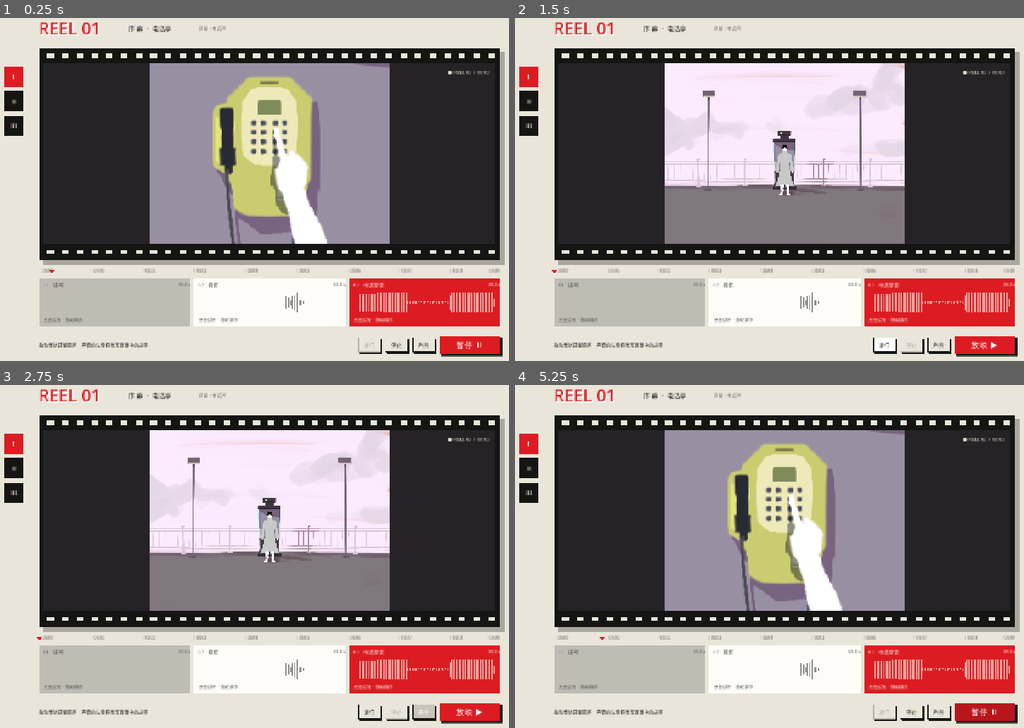
Above: before the commit, frames 1-4 (two rows, left to right).
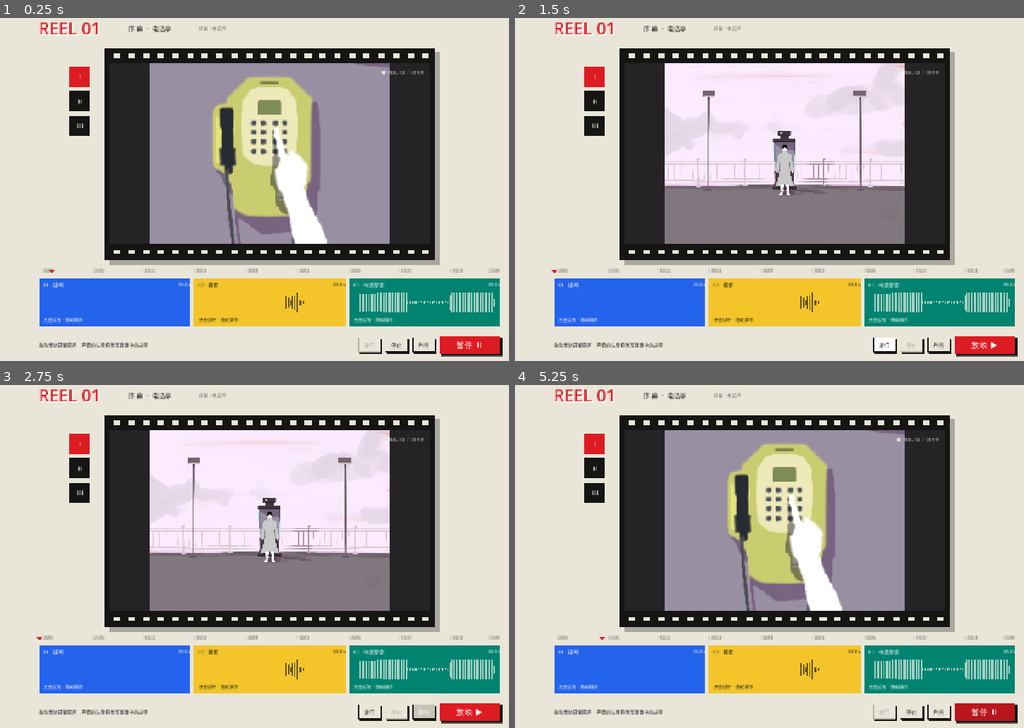
Above: after the commit, the same moments.

Repository: xinpin233/-
Game: Godot game, scene res://scenes/main.tscn
Same seed, same stepped clock (60 frames per second), same inputs: the game is played once before the commit and once after it. Sound files missing from this copy of the repository are replaced by a short silence.
Inputs:
- Up to frame 1 (0.25 s): no input
- Up to frame 2 (1.5 s): click "停止" at 0.5 s; click "复位" at 1.25 s
- Up to frame 3 (2.75 s): click "声音" at 2 s
- Up to frame 4 (5.25 s): click "静音" at 2.75 s; click "放 映 ▶" at 3.5 s; click "暂 停 Ⅱ" at 4.25 s; click "继 续 ▶" at 5 s

The runs differ from the first frame. In frame 1, 31% of the frame differs, in the area x 0-100%, y 8-90%; in frame 2, 31%; in frame 3, 31%; in frame 4, 31%.

Commit message:
固定胶卷播放框为16比9并应用音频色彩

Diff:
--- a/resources/clips/alarm.tres
+++ b/resources/clips/alarm.tres
@@ -6,5 +6,5 @@
 id = "alarm"
 title = "警铃"
 stream = ExtResource("2")
-tint = Color(0.76, 0.63, 0.63, 1)
+tint = Color(0.396078, 0.270588, 0.800000, 1)
 waveform = PackedFloat32Array(0.6525, 0.6525, 0.6525, 0.6525, 0.6525, 0.1305, 0.1305, 0.1305, 0.6525, 0.6525, 0.6525, 0 …(422 unchanged characters)…
--- a/resources/clips/coin.tres
+++ b/resources/clips/coin.tres
@@ -8,7 +8,7 @@
 id = "coin"
 title = "投币"
 stream = ExtResource("2")
-tint = Color(0.64, 0.70, 0.60, 1)
+tint = Color(0.952941, 0.772549, 0.168627, 1)
 waveform = PackedFloat32Array(0.0000, 0.0000, 0.0000, 0.0000, 0.0000, 0.0000, 0.0000, 0.0000, 0.0000, 0.0000, 0.0000, 0 …(422 unchanged characters)…
 calm_scene = ExtResource("3")
 alarmed_scene = ExtResource("3")
--- a/resources/clips/dial.tres
+++ b/resources/clips/dial.tres
@@ -8,7 +8,7 @@
 id = "dial"
 title = "拨号"
 stream = ExtResource("2")
-tint = Color(0.65, 0.62, 0.71, 1)
+tint = Color(0.141176, 0.388235, 0.921569, 1)
 waveform = PackedFloat32Array(0.0000, 0.0000, 0.0000, 0.0000, 0.0000, 0.0000, 0.0000, 0.0000, 0.0000, 0.0000, 0.0000, 0 …(422 unchanged characters)…
 calm_scene = ExtResource("3")
 alarmed_scene = ExtResource("3")
--- a/resources/clips/drips.tres
+++ b/resources/clips/drips.tres
@@ -9,5 +9,5 @@
 title = "滴答"
 description = "门外 · 液体滴落"
 stream = ExtResource("2")
-tint = Color(0.58, 0.68, 0.71, 1)
+tint = Color(0.141176, 0.388235, 0.921569, 1)
 waveform = PackedFloat32Array(0.0000, 0.0000, 0.0000, 0.0000, 0.0000, 0.0000, 0.0000, 1.0000, 0.6370, 0.2346, 0.0856, 0 …(422 unchanged characters)…
--- a/resources/clips/gasp.tres
+++ b/resources/clips/gasp.tres
@@ -9,5 +9,5 @@
 title = "惊叫"
 description = "门外 · 一声惊呼"
 stream = ExtResource("2")
-tint = Color(0.65, 0.62, 0.71, 1)
+tint = Color(0.952941, 0.772549, 0.168627, 1)
 waveform = PackedFloat32Array(0.0000, 0.0000, 0.0000, 0.0000, 0.0000, 0.0000, 0.0000, 0.0000, 0.0000, 0.2336, 0.9919, 1 …(422 unchanged characters)…
--- a/resources/clips/knock.tres
+++ b/resources/clips/knock.tres
@@ -6,5 +6,5 @@
 id = "knock"
 title = "敲门"
 stream = ExtResource("2")
-tint = Color(0.64, 0.70, 0.60, 1)
+tint = Color(0.000000, 0.513725, 0.435294, 1)
 waveform = PackedFloat32Array(0.0000, 0.0000, 0.0000, 0.0000, 0.0000, 0.0000, 1.0000, 0.4066, 0.0907, 0.0202, 0.0045, 0 …(422 unchanged characters)…
--- a/resources/clips/phone_feedback.tres
+++ b/resources/clips/phone_feedback.tres
@@ -10,7 +10,7 @@
 title = "电话反馈"
 stream = ExtResource("2")
 failure_stream = ExtResource("4")
-tint = Color(0.76, 0.63, 0.63, 1)
+tint = Color(0.000000, 0.513725, 0.435294, 1)
 waveform = PackedFloat32Array(0.0000, 0.0010, 0.8330, 0.8408, 0.8599, 0.8782, 0.8840, 0.8901, 0.8868, 0.9117, 0.9153, 0 …(422 unchanged characters)…
 calm_scene = ExtResource("3")
 alarmed_scene = ExtResource("3")
--- a/scenes/main.tscn
+++ b/scenes/main.tscn
@@ -66,6 +66,7 @@
 
 [node name="FilmMount" type="MarginContainer" parent="Margin/Content"]
 layout_mode = 2
+custom_minimum_size = Vector2(0, 280)
 size_flags_vertical = 3
 mouse_filter = 2
 theme_override_constants/margin_left = 12
@@ -73,18 +74,27 @@
 theme_override_constants/margin_top = 40
 theme_override_constants/margin_bottom = 40
 
-[node name="Film" type="Control" parent="Margin/Content/FilmMount"]
+[node name="Aspect" type="AspectRatioContainer" parent="Margin/Content/FilmMount"]
+layout_mode = 2
+size_flags_horizontal = 3
+size_flags_vertical = 3
+ratio = 1.777778
+stretch_mode = 2
+alignment_horizontal = 1
+alignment_vertical = 1
+mouse_filter = 2
+
+[node name="Film" type="Control" parent="Margin/Content/FilmMount/Aspect"]
 unique_name_in_owner = true
-custom_minimum_size = Vector2(0, 280)
 layout_mode = 2
 mouse_filter = 2
 script = ExtResource("3")
 
-[node name="FilmOverlay" type="Control" parent="Margin/Content/FilmMount"]
+[node name="FilmOverlay" type="Control" parent="Margin/Content/FilmMount/Aspect"]
 layout_mode = 2
 mouse_filter = 2
 
-[node name="TimeLabel" type="Label" parent="Margin/Content/FilmMount/FilmOverlay"]
+[node name="TimeLabel" type="Label" parent="Margin/Content/FilmMount/Aspect/FilmOverlay"]
 unique_name_in_owner = true
 layout_mode = 1
 anchor_left = 1.0
@@ -98,7 +108,7 @@
 horizontal_alignment = 2
 text = "● REEL 01  /  00:00"
 
-[node name="Status" type="Label" parent="Margin/Content/FilmMount/FilmOverlay"]
+[node name="Status" type="Label" parent="Margin/Content/FilmMount/Aspect/FilmOverlay"]
 unique_name_in_owner = true
 visible = false
 layout_mode = 1
--- a/scripts/ui/audio_strip.gd
+++ b/scripts/ui/audio_strip.gd
@@ -109,14 +109,11 @@
 	_title_label.size.x = maxf(20, surface.size.x - 112)
 
 func _background() -> Color:
-	if _lifted or clip.id in ["knock", "phone_feedback"]: return SoundGameTheme.RED
-	if clip.id in ["gasp", "coin"]: return Color("fdfcf8")
-	if clip.id == "alarm": return Color("393937")
-	return Color("bfbcb3")
+	return clip.tint
 
 func _foreground() -> Color:
-	if _lifted or clip.id in ["knock", "alarm", "phone_feedback"]: return Color("f3eae0")
-	return Color("53534f")
+	# Choose readable ink from the material color, independent of drag or slot.
+	return SoundGameTheme.INK if clip.tint.srgb_to_linear().get_luminance() > 0.179 else Color("fffaf0")
 
 func _panel_style(selected: bool) -> StyleBoxFlat:
 	var box := StyleBoxFlat.new()
@@ -181,7 +178,7 @@
 		waveform.playhead = value if active else -1.0
 		waveform.queue_redraw()
 	if _slot_label:
-		_slot_label.add_theme_color_override("font_color", clip.tint if active else _foreground())
+		_slot_label.add_theme_color_override("font_color", _foreground())
 
 func set_previewing(value: bool) -> void:
 	set_selected(value or _lifted)
--- a/scripts/ui/audio_timeline.gd
+++ b/scripts/ui/audio_timeline.gd
@@ -66,8 +66,8 @@
 	_drop_slot = Panel.new()
 	_drop_slot.mouse_filter = Control.MOUSE_FILTER_IGNORE
 	var slot_style := StyleBoxFlat.new()
-	slot_style.bg_color = Color("dc1c22", 0.08)
-	slot_style.border_color = SoundGameTheme.RED
+	slot_style.bg_color = Color("151513", 0.08)
+	slot_style.border_color = SoundGameTheme.INK
 	slot_style.set_border_width_all(1)
 	slot_style.set_corner_radius_all(0)
 	_drop_slot.add_theme_stylebox_override("panel", slot_style)
@@ -79,7 +79,7 @@
 	_track.mouse_filter = Control.MOUSE_FILTER_IGNORE
 	_track_host.add_child(_track)
 	_drop_marker = ColorRect.new()
-	_drop_marker.color = SoundGameTheme.GOLD
+	_drop_marker.color = SoundGameTheme.INK
 	_drop_marker.mouse_filter = Control.MOUSE_FILTER_IGNORE
 	_drop_marker.hide()
 	_track_host.add_child(_drop_marker)
Not shown, changed: docs/UI_REFERENCE.md
